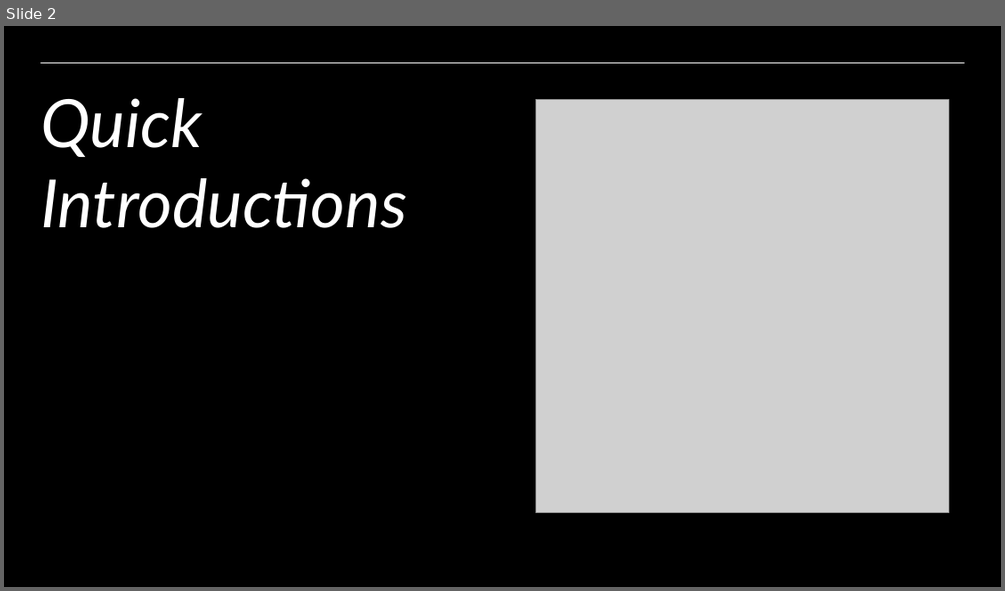
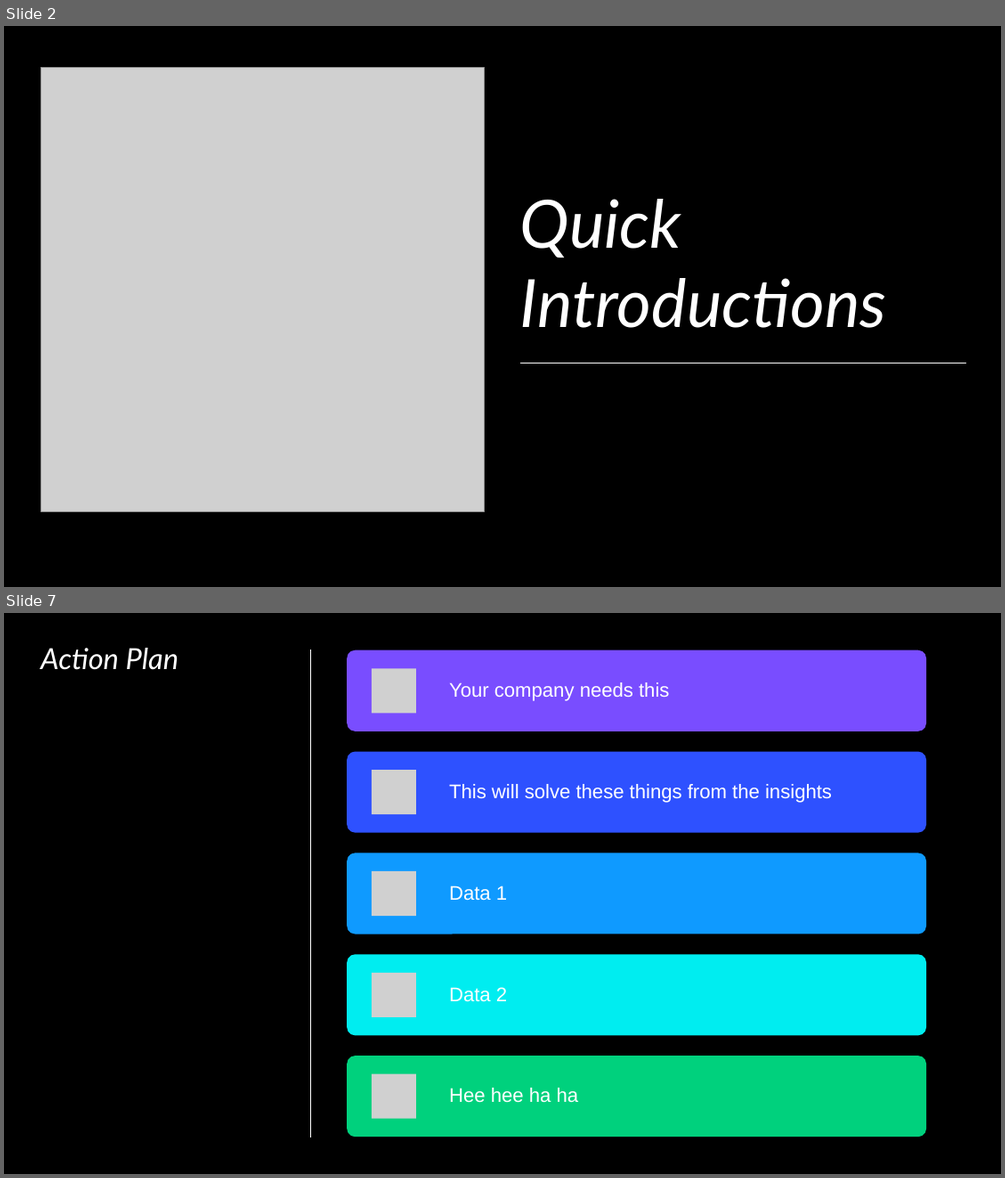
Before and after one commit to NickKasten/Kasmajonesattoni, a slide deck: Datathon_Presentation.pptx. Shown one above the other, each under a label of ours: slide 2 before the commit, slides 2 and 7 after it; the slides between them are not shown. The pictures are 1005x591 and 1005x1178 pixels, drawn with LibreOffice and Linux fonts; fonts in the diff are those of the drawing; grey boxes stand for pictures. Boxes give left, top, right and bottom in pixels: in the first picture for what was removed or moved away, otherwise in the second. Text is boxed around its words. In the diff, an @@ line names an element or a change of style, - is before the commit and + after.

```diff
--- a/Datathon_Presentation.pptx
+++ b/Datathon_Presentation.pptx
@@ slide 7 added at [4,613,1001,1174], background #000000 @@
@@ title added at [40,648,178,670], 28 pt, text #FFFFFF, italic @@
+Action Plan
@@ line added from (310, 649) to (310, 1138), #FFFFFF 0.75 pt @@
@@ group added at [348,650,927,1136]: 5 rounded rectangles, 5 pictures, 5 texts @@
+Your company needs this
+This will solve these things from the insights
+Data 1
+Data 2
+Hee hee ha ha
@@ slide 2 changed as well @@
@@ picture: place and size @@
-picture at [535,99,948,512]
+picture at [40,68,484,511]
@@ line removed from (40, 62) to (964, 62) @@
@@ title "Quick Introductions": place and size @@
-title "Quick Introductions" at [40,98,407,228]
+title "Quick Introductions" at [520,199,887,328]
@@ line added from (521, 363) to (966, 363), #FFFFFF 0.5 pt @@
```
Also in this commit, not shown: 1 other slide changed, 7 other slides added, 9 slides removed.
